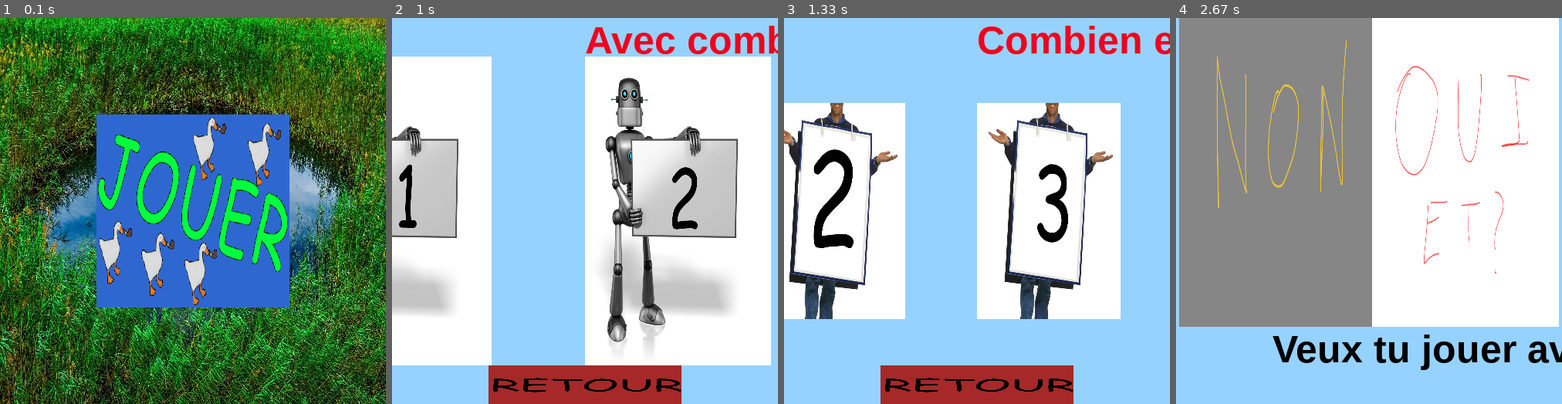
Above: before the commit, frames 1-4 (left to right).
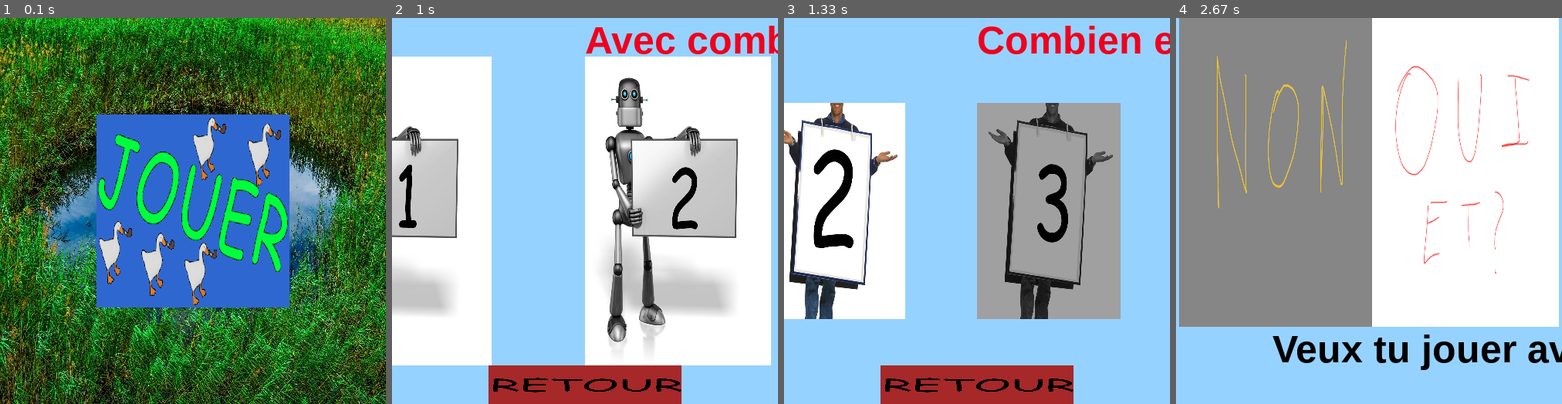
Above: after the commit, the same moments.

Repository: chokinyan/nsi-projet
Game: pygame game, started from projet nsi/projet.py
Two runs of this game, one before a commit and one after it. Both use one fixed random seed, a clock stepped at 60 frames per second and the inputs below.
Inputs (mouse positions are in pixels of both pictures, inside the frame that each line leads up to):
- Up to frame 1 (0.1 s): no input
- Up to frame 2 (1 s): click (585, 211) at 0.38 s; click (585, 238) at 0.72 s
- Up to frame 3 (1.33 s): click (1034, 75) at 1.05 s
- Up to frame 4 (2.67 s): click (1415, 245) at 1.38 s; click (1276, 133) at 1.72 s; click (1369, 384) at 2.55 s

Frames 1-2 are identical in both runs. In frame 3, 20% of the frame differs, in the area x 50-88%, y 22-78%; in frame 4, nothing differs.

Commit message:
des changements

Diff:
--- a/projet nsi/projet.py
+++ b/projet nsi/projet.py
@@ -120,6 +120,7 @@
 #-------------------------------------------------------------
 why = 1
 if why == 1:
+    nb_bot = 0
     pyg.init()
     last_screen = 0
     icone = pyg.image.load("projet nsi\image\icone\images.png")
@@ -201,16 +202,28 @@
             font = pyg.font.SysFont('arial',50,italic=False,bold=True)
             texte = font.render('Combien etes-vous ?',True,(240,0,30))
             image_1 = pyg.image.load(r"projet nsi\image\nb joueur\2V.jpg")
+            image_1_F = pyg.image.load(r"projet nsi\image\nb joueur\2X.jpg")
             image_2 = pyg.image.load(r"projet nsi\image\nb joueur\3V.jpg")
+            image_2_F = pyg.image.load(r"projet nsi\image\nb joueur\3X.jpg")
             image_3 = pyg.image.load(r"projet nsi\image\nb joueur\4V.jpg")
+            image_3_F = pyg.image.load(r"projet nsi\image\nb joueur\4X.jpg")
             image_1 = pyg.transform.scale(image_1,(image_1.get_size()[0]*(1/3),image_1.get_size()[1]*0.5))
             image_2 = pyg.transform.scale(image_2,(image_2.get_size()[0]*(1/3),image_2.get_size()[1]*0.5))
             image_3 = pyg.transform.scale(image_3,(image_3.get_size()[0]*(1/3),image_3.get_size()[1]*0.5))
+            image_1_F = pyg.transform.scale(image_1_F,(image_1_F.get_size()[0]*(1/3),image_1_F.get_size()[1]*0.5))
+            image_2_F = pyg.transform.scale(image_2_F,(image_2_F.get_size()[0]*(1/3),image_2_F.get_size()[1]*0.5))
+            image_3_F = pyg.transform.scale(image_3_F,(image_3_F.get_size()[0]*(1/3),image_3_F.get_size()[1]*0.5))
+
             image_R = pyg.transform.scale(image_R,(pyg.display.get_window_size()[0]/2,pyg.display.get_window_size()[1]/10))
 
             bouton["BJ2"] = Button(fild=image_1,x=(center[0]-image_2.get_width())-image_1.get_width()*0.5,y=center[1]-(image_1.get_height()/2))
             bouton["BJ3"] = Button(fild=image_2,x=center[0],y=center[1]-(image_1.get_height()/2))
             bouton["BJ4"] = Button(fild=image_3,x=image_2.get_width()+center[0]+image_3.get_width()*0.5,y=center[1]-(image_1.get_height()/2))
+
+            bouton["BJ2F"] = Button(fild=image_1_F,x=(center[0]-image_2_F.get_width())-image_1_F.get_width()*0.5,y=center[1]-(image_1_F.get_height()/2))
+            bouton["BJ3F"] = Button(fild=image_2_F,x=center[0],y=center[1]-(image_1_F.get_height()/2))
+            bouton["BJ4F"] = Button(fild=image_3_F,x=image_2_F.get_width()+center[0]+image_3_F.get_width()*0.5,y=center[1]-(image_1_F.get_height()/2))
+
             bouton["B_retour"] = Button(fild=image_R,y=pyg.display.get_window_size()[1]-image_R.get_height(),x=center[0]-image_R.get_width()/2)
             screen.blit(texte,(center[0],0))
 
@@ -275,7 +288,6 @@
                 ecran(comment)
                 pyg.time.wait(100)
             elif bouton["bot3"].draw(screen = screen) == True:
-                nb_bot = 3
                 comment = "partie"
                 ecran(comment)
                 pyg.time.wait(100)
@@ -285,16 +297,38 @@
                 pyg.time.wait(100)
 
         elif comment == "choix_nb_joueur":
-            if bouton["BJ2"].draw(screen=screen) == True:
-                ecran(comment)
-                print(test,2)
-            elif bouton["BJ3"].draw(screen=screen) == True:
-                ecran(comment)
-                print(test,3)
-            elif bouton["BJ4"].draw(screen=screen) == True:
-                ecran(comment)
-                print(test,4)
-            elif bouton["B_retour"].draw(screen=screen) == True:
+            if nb_bot == 0:
+                if bouton["BJ2"].draw(screen=screen) == True:
+                    ecran(comment)
+                    print(test,2)
+                elif bouton["BJ3"].draw(screen=screen) == True:
+                    ecran(comment)
+                    print(test,3)
+                elif bouton["BJ4"].draw(screen=screen) == True:
+                    ecran(comment)
+                    print(test,4)
+            elif nb_bot == 1:
+                if bouton["BJ2"].draw(screen=screen) == True:
+                    ecran(comment)
+                    print(test,2)
+                elif bouton["BJ3"].draw(screen=screen) == True:
+                    ecran(comment)
+                    print(test,3)
+                elif bouton["BJ4F"].draw(screen=screen) == True:
+                    ecran(comment)
+                    print(test,4)
+            elif nb_bot == 2:
+                if bouton["BJ2"].draw(screen=screen) == True:
+                    ecran(comment)
+                    print(test,2)
+                elif bouton["BJ3F"].draw(screen=screen) == True:
+                    ecran(comment)
+                    print(test,3)
+                elif bouton["BJ4F"].draw(screen=screen) == True:
+                    ecran(comment)
+                    print(test,4)
+
+            if bouton["B_retour"].draw(screen=screen) == True:
                 comment = "choix_bot/J"
                 ecran(comment)
                 pyg.time.wait(100)
Binary file added: projet nsi/image/nb joueur/2X.jpg
